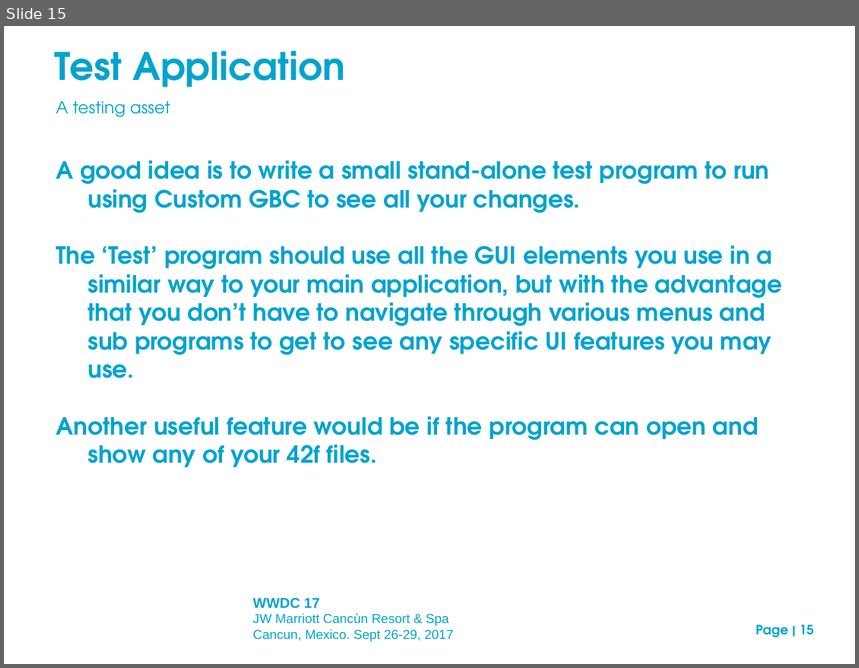
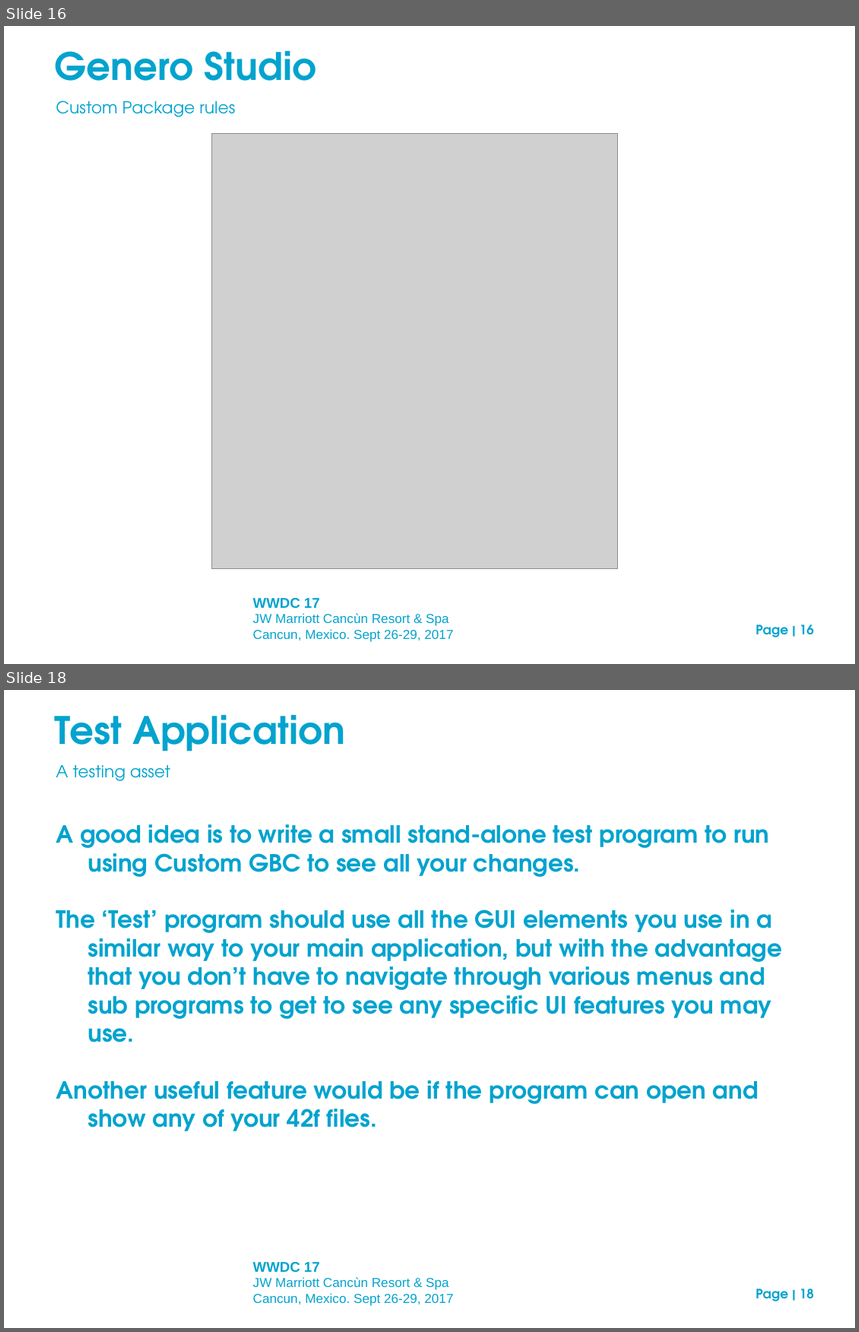
Before and after one commit to neilm-fourjs/njms_demos310, a slide deck: gbc/presentation/GBC_customization_draft.ppt. Shown one above the other, each under a label of ours: slide 15 before the commit, slides 16 and 18 after it; the slides between them are not shown. The pictures are 859x668 and 859x1332 pixels, drawn with LibreOffice and Linux fonts; fonts in the diff are those of the drawing; grey boxes stand for pictures; background and template pictures are left out. Boxes give left, top, right and bottom in pixels: in the first picture for what was removed or moved away, otherwise in the second. Text is boxed around its words. In the diff, an @@ line names an element or a change of style, - is before the commit and + after.

```diff
--- a/gbc/presentation/GBC_customization_draft.ppt
+++ b/gbc/presentation/GBC_customization_draft.ppt
@@ slide 16 added at <box>4,26,855,664</box>, background picture (left out); not listed: 3 template elements that a slide beside it also shows @@
@@ text added at <box>55,50,316,81</box>, 32 pt, text #02A3CE, bold @@
+Genero Studio
@@ text added at <box>56,100,235,117</box>, 14 pt, text #02A3CE @@
+Custom Package rules
@@ picture added at <box>211,133,618,569</box> @@
@@ what was slide 15 is now slide 18 @@
@@ page number at <box>756,1289,814,1302</box>: text changed @@
-Page | 15
+Page | 18
```
Also in this commit, not shown: 5 slides changed, 2 other slides added, 2 other files.
